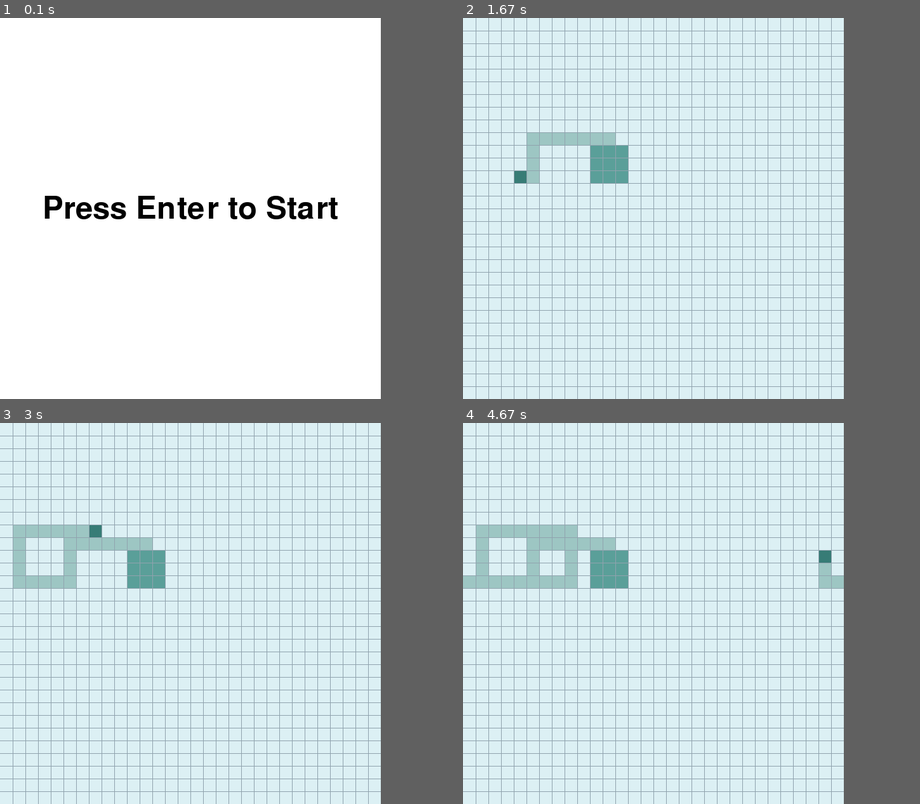
Above: before the commit, frames 1-4 (two rows, left to right).
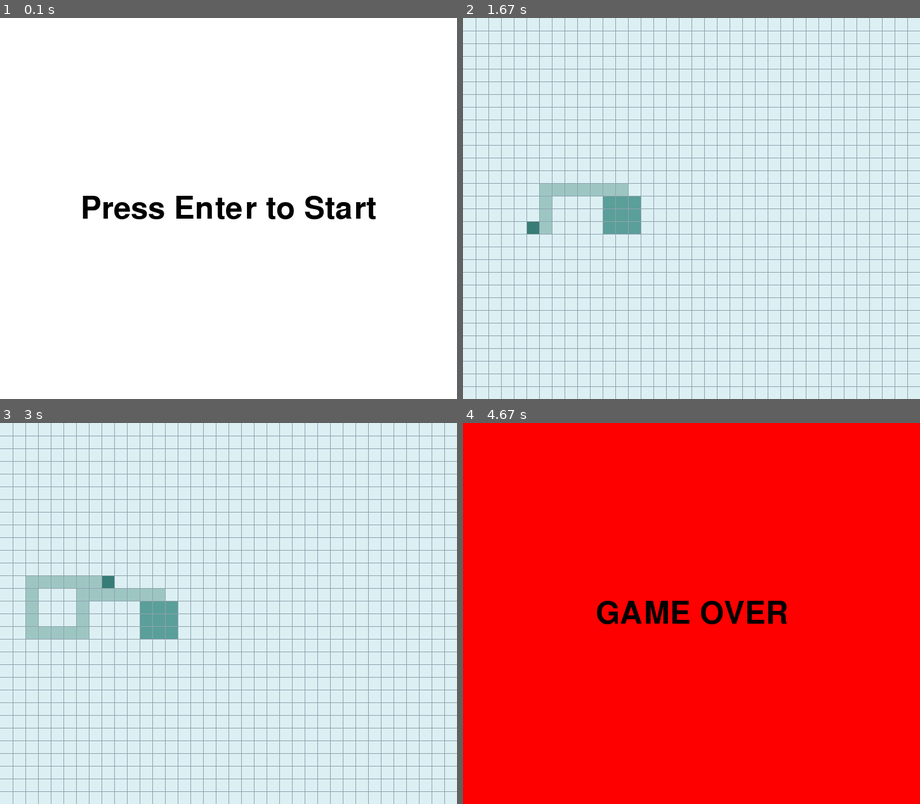
Above: after the commit, the same moments.

Repository: traptrip/paperio-pygame
Game: pygame game, started from template2.py
The game is run twice, just before and just after one commit, with the same random seed, the same clock (stepped at 60 frames per second) and the same inputs.
Inputs:
- Up to frame 1 (0.1 s): no input
- Up to frame 2 (1.67 s): tap Enter at 0.33 s; hold Left 0.67-1.2 s; hold Down 1.23-1.53 s; hold Left from 1.57 s (still down)
- Up to frame 3 (3 s): release Left at 1.97 s; hold Up 2-2.37 s; hold Right from 2.4 s (still down)
- Up to frame 4 (4.67 s): release Right at 3.03 s; hold Down 3.07-3.43 s; hold Left 3.47-3.93 s; hold Right 3.97-4.43 s; hold Up from 4.47 s (still down)
In our replay, the window is 600x600 before the commit and 720x600 after it. These sizes can differ from the game's own. Grey fills any space a smaller window leaves; there, only what the larger window draws over its background counts as a difference.

The runs differ from the first frame. In frame 1, 2.0% of the frame differs, in the area x 9-83%, y 46-53%; in frame 2, 4.9%; in frame 3, 6.4%; in frame 4, 83%, in the area x 0-84%, y 0-100%.

Commit message:
add game over scene

Diff:
--- a/config.py
+++ b/config.py
@@ -1,4 +1,3 @@
-import os
 import random
 
 import pygame
@@ -24,16 +23,17 @@
     DOWN = pygame.K_DOWN
 
     # характеристики персонажа
-    WIDTH = HEIGHT = 20  # ширина/высота клетки должно делиться на 2
+    SCALE = 2
+    WIDTH = HEIGHT = 10 * SCALE  # ширина/высота клетки должно делиться на 2
     SHAPE = (WIDTH, WIDTH)
     # BASE_SPEED = 3
     SPEED = 1
     NEUTRAL_TERRITORY_SCORE = 0.8
 
     # характеристики поля
-    Y_CELLS_COUNT = 30
-    X_CELLS_COUNT = 30
-    WINDOW_HEIGHT = Y_CELLS_COUNT * WIDTH
+    Y_CELLS_COUNT = 60 // SCALE
+    X_CELLS_COUNT = int(1.2 * 60 // SCALE)
+    WINDOW_HEIGHT = Y_CELLS_COUNT * HEIGHT
     WINDOW_WIDTH = X_CELLS_COUNT * WIDTH
 
     PLAYER_COLORS = [
--- a/game_objects/player.py
+++ b/game_objects/player.py
@@ -1,63 +1,4 @@
 import pygame
-
-from config import CONSTS
-from helpers import get_random_coordinates
-
-
-# class Player(pygame.sprite.Sprite):
-#     def __init__(self, color):
-#         pygame.sprite.Sprite.__init__(self)
-#         self.image = pygame.Surface(CONSTS.SHAPE)
-#         self.image.fill(color)
-#         self.rect = self.image.get_rect()
-#         self.rect.center = get_random_coordinates()
-#
-#         self.base_speed = CONSTS.SPEED
-#         self.speed_x = CONSTS.SPEED
-#         self.speed_y = 0
-#
-#         self.bonuses = []
-#
-#     def update(self):
-#         key_state = pygame.key.get_pressed()  # pressed key
-#         self.__update_base_speed(key_state)
-#         self.__move(key_state)
-#
-#         self.rect.x += self.speed_x
-#         self.rect.y += self.speed_y
-#
-#         if self.rect.left > CONSTS.WINDOW_WIDTH:
-#             self.rect.right = 0
-#         if self.rect.right < 0:
-#             self.rect.left = CONSTS.WINDOW_WIDTH - 1
-#         if self.rect.top > CONSTS.WINDOW_HEIGHT:
-#             self.rect.top = 0
-#         if self.rect.bottom < 0:
-#             self.rect.bottom = CONSTS.WINDOW_HEIGHT - 1
-#
-#     def __update_base_speed(self, key_state):
-#         if key_state[pygame.K_SPACE]:
-#             self.base_speed = CONSTS.SPEED + 10
-#         else:
-#             self.base_speed = CONSTS.SPEED
-#
-#     def __move(self, key_state):
-#         if key_state[pygame.K_LEFT]:
-#             self.speed_y = 0
-#             self.speed_x = -self.base_speed
-#         if key_state[pygame.K_RIGHT]:
-#             self.speed_y = 0
-#             self.speed_x = self.base_speed
-#         if key_state[pygame.K_UP]:
-#             self.speed_x = 0
-#             self.speed_y = -self.base_speed
-#         if key_state[pygame.K_DOWN]:
-#             self.speed_x = 0
-#             self.speed_y = self.base_speed
-#         else:
-#             self.speed_x = self.base_speed if self.speed_x > 0 else -self.base_speed if self.speed_x < 0 else 0
-#             self.speed_y = self.base_speed if self.speed_y > 0 else -self.base_speed if self.speed_y < 0 else 0
-
 
 from copy import copy
 from game_objects.territory import Territory
@@ -84,9 +25,8 @@
         self.tick_score = 0
         self.direction = CONSTS.UP
 
-        # self.client = client
-        # self.is_disconnected = False
         self.speed = CONSTS.SPEED
+        self.is_alive = True
 
     def change_direction(self, command):
         if command == CONSTS.UP and self.direction != CONSTS.DOWN:
@@ -111,14 +51,8 @@
         elif self.direction == CONSTS.RIGHT:
             self.x += self.speed
 
-        if self.y < 0:
-            self.y = CONSTS.Y_CELLS_COUNT - 1
-        if self.y >= CONSTS.Y_CELLS_COUNT:
-            self.y = 0
-        if self.x < 0:
-            self.x = CONSTS.X_CELLS_COUNT - 1
-        if self.x >= CONSTS.X_CELLS_COUNT:
-            self.x = 0
+        if self.y < 0 or self.y >= CONSTS.Y_CELLS_COUNT or self.x < 0 or self.x >= CONSTS.X_CELLS_COUNT:
+            self.kill_player()
 
     def update_line(self):
         if (self.x, self.y) not in self.territory.points or len(self.line_points) > 0:
@@ -132,12 +66,17 @@
         #         bonus.cancel(self)
         #         self.bonuses.remove(bonus)
 
+    def kill_player(self):
+        self.is_alive = False
+        # self.territory.points.clear()
+        # self.line_points.clear()
+
     def get_state(self):
         return {
             'score': self.score,
             'direction': self.direction,
             'territory': list(self.territory.points),
-            'lines': copy(self.lines),
+            'lines': copy(self.line_points),
             'position': (self.x, self.y),
             # 'bonuses': self.get_bonuses_state()
         }
@@ -146,65 +85,9 @@
         return {
             'id': self.id,
             'direction': self.direction,
-            'lines_length': len(self.lines),
+            'lines_length': len(self.line_points),
             'position': (self.x, self.y),
         }
-
-    @staticmethod
-    def get_command():
-        command = pygame.event.get()[0].type
-        return command if command else None
-
-    def _get_line(self, dx, dy):
-        x, y = self.x, self.y
-        points = []
-        while 0 < x < CONSTS.WIDTH and 0 < y < CONSTS.HEIGHT:
-            x += dx
-            y += dy
-            points.append((x, y))
-        return points
-
-    def get_direction_line(self):
-        if self.direction == CONSTS.UP:
-            return self._get_line(0, CONSTS.WIDTH)
-
-        if self.direction == CONSTS.DOWN:
-            return self._get_line(0, -CONSTS.WIDTH)
-
-        if self.direction == CONSTS.LEFT:
-            return self._get_line(-CONSTS.WIDTH, 0)
-
-        if self.direction == CONSTS.RIGHT:
-            return self._get_line(CONSTS.WIDTH, 0)
-
-    def diff_position(self, direction, x, y, val):
-        if direction == CONSTS.UP:
-            return x, y - val
-
-        if direction == CONSTS.DOWN:
-            return x, y + val
-
-        if direction == CONSTS.LEFT:
-            return x + val, y
-
-        if direction == CONSTS.RIGHT:
-            return x - val, y
-
-    def get_position(self):
-        if self.direction is None:
-            return self.x, self.y
-
-        x, y = self.x, self.y
-        while not ((x - round(CONSTS.WIDTH / 2)) % CONSTS.WIDTH == 0 and
-                   (y - round(CONSTS.WIDTH / 2)) % CONSTS.WIDTH == 0):
-            x, y = self.diff_position(self.direction, x, y, self.speed)
-
-        return (x, y), (x, y) != (self.x, self.y)
-
-    def get_prev_position(self):
-        if self.direction is None:
-            return self.x, self.y
-        return self.diff_position(self.direction, self.x, self.y, CONSTS.WIDTH)
 
     def is_ate(self, players_to_captured):
         for p, captured in players_to_captured.items():
--- a/game_objects/scene.py
+++ b/game_objects/scene.py
@@ -50,7 +50,7 @@
 
 
 class TitleScene(SceneBase):
-    def __init__(self, screen, text, pos):
+    def __init__(self, screen, text, pos, color=(255, 255, 255, 255)):
         SceneBase.__init__(self, screen)
         self.text = text
         self.pos = pos
@@ -58,14 +58,22 @@
         self.fontname = None
         self.fontsize = 72
         self.fontcolor = pygame.Color('black')
+        self.background_color = color
+        self.scene_status = {"status": "Menu"}
 
     def process_input(self, events, pressed_keys):
         for event in events:
             if event.type == pygame.KEYDOWN and event.key == pygame.K_RETURN:
                 # Move to the next scene when the user pressed Enter
                 self.switch2scene(GameScene(self.screen))
+            elif event.type == pygame.KEYDOWN and event.key == pygame.K_ESCAPE:
+                self.scene_status['status'] = 'endgame'
+
+    def update(self):
+        return self.scene_status
 
     def render(self):
+        self.screen.fill(self.background_color)
         font = pygame.font.Font(self.fontname, self.fontsize)
         img = font.render(self.text, True, self.fontcolor)
         rect = img.get_rect()
@@ -108,16 +116,27 @@
         SceneBase.__init__(self, screen)
         self.grid = Grid(screen)
         self.players = [Player(1, 'player1',
-                               (11, 11),
-                               CONSTS.PLAYER_COLORS[0])]
+                               (CONSTS.X_CELLS_COUNT // 3, CONSTS.Y_CELLS_COUNT // 2),
+                               CONSTS.PLAYER_COLORS[0]),
+                        # Player(2, 'player2',
+                        #        (CONSTS.X_CELLS_COUNT // 3 * 2, CONSTS.Y_CELLS_COUNT // 2),
+                        #        CONSTS.PLAYER_COLORS[1])
+                        ]
+        self.losers = []
+        self.scene_status = {
+            "status": 'game'
+        }
 
     def process_input(self, events, pressed_keys):
         for event in events:
             if event.type == pygame.KEYDOWN:
-                self.players[0].change_direction(event.key)
+                for player in self.players:
+                    player.change_direction(event.key)
 
     def update(self):
+        status = self.__update_scene_status()
         self.__update_grid()
+        return status
 
     def render(self):
         self.grid.draw()
@@ -136,8 +155,8 @@
             player.territory.points.update(captured)
 
         for point in player.territory.points:
-            self.grid[point].change_color(player.territory.color)
-            self.grid[point].prev_color = player.territory.color
+            self.grid[point].change_color(player.territory.color if player.is_alive else CONSTS.EMPTY_CELL_COLOR)
+            self.grid[point].prev_color = player.territory.color if player.is_alive else CONSTS.EMPTY_CELL_COLOR
 
     @staticmethod
     def __update_score(player: Player, captured_length):
@@ -147,16 +166,38 @@
         # player head
         prev_player_x, prev_player_y = player.x, player.y
         player.move()
-        self.grid[prev_player_x, prev_player_y].change_color(self.grid[prev_player_x, prev_player_y].prev_color)
-        self.grid[player.x, player.y].change_color(player.color)
+        if player.is_alive:
+            self.grid[prev_player_x, prev_player_y].change_color(self.grid[prev_player_x, prev_player_y].prev_color)
+            self.grid[player.x, player.y].change_color(player.color)
+        else:
+            self.grid[prev_player_x, prev_player_y].change_color(CONSTS.EMPTY_CELL_COLOR)
+            self.grid[player.x, player.y].change_color(CONSTS.EMPTY_CELL_COLOR)
 
     def __update_player_lines(self, player: Player):
         # player lines
         player.update_line()
         for point in player.line_points:
             if point != (player.x, player.y):
-                self.grid[point].change_color(player.line_color)
-
+                self.grid[point].change_color(player.line_color if player.is_alive else CONSTS.EMPTY_CELL_COLOR)
+
+    def __update_scene_status(self):
+        for player in self.players:
+            if not player.is_alive:
+                self.losers.append(player)
+                self.players.remove(player)
+        if not self.players:
+            self.switch2scene(TitleScene(self.screen,
+                                         "GAME OVER",
+                                         pos=(CONSTS.WINDOW_WIDTH // 2, CONSTS.WINDOW_HEIGHT // 2),
+                                         color=CONSTS.RED))
+        if not any([any([self.grid[x, y].color == CONSTS.EMPTY_CELL_COLOR
+                         for x in range(CONSTS.X_CELLS_COUNT)])
+                    for y in range(CONSTS.Y_CELLS_COUNT)]):
+            self.switch2scene(TitleScene(self.screen,
+                                         f"WINNER: {self.players[0].name}",
+                                         pos=(CONSTS.WINDOW_WIDTH // 2, CONSTS.WINDOW_HEIGHT // 2),
+                                         color=CONSTS.WHITE))
+        return self.scene_status
 
     # background_color = (220 / 255, 240 / 255, 244 / 255, 1)
     # border_color = (144, 163, 174, 255)
--- a/template2.py
+++ b/template2.py
@@ -99,8 +99,8 @@
                               'Press Enter to Start',
                               pos=(CONSTS.WINDOW_WIDTH // 2, CONSTS.WINDOW_HEIGHT // 2))
     # active_scene = GameScene(screen)
-
-    while active_scene is not None:
+    endgame = False
+    while active_scene is not None and not endgame:
         screen.fill(CONSTS.WHITE)
         pressed_keys = pygame.key.get_pressed()
 
@@ -116,7 +116,9 @@
                 filtered_events.append(event)
 
         active_scene.process_input(filtered_events, pressed_keys)
-        active_scene.update()
+        status = active_scene.update()
+        if status['status'] == 'endgame':
+            endgame = True
         active_scene.render()
 
         active_scene = active_scene.next_scene
--- a/test_pygame.py
+++ b/test_pygame.py
@@ -1,58 +1,78 @@
-import pygame
-from pygame.locals import *
-
-class Text:
-    """Create a text object."""
-
-    def __init__(self, text, pos, **options):
-        self.text = text
-        self.pos = pos
-
-        self.fontname = None
-        self.fontsize = 72
-        self.fontcolor = Color('black')
-        self.set_font()
-        self.render()
-
-    def set_font(self):
-        """Set the Font object from name and size."""
-        self.font = pygame.font.Font(self.fontname, self.fontsize)
-
-    def render(self):
-        """Render the text into an image."""
-        self.img = self.font.render(self.text, True, self.fontcolor)
-        self.rect = self.img.get_rect()
-        self.rect.topleft = self.pos
-
-    def draw(self):
-        """Draw the text image to the screen."""
-        App.screen.blit(self.img, self.rect)
-
-class App:
-    """Create a single-window app with multiple scenes."""
-
-    def __init__(self):
-        """Initialize pygame and the application."""
-        pygame.init()
-        flags = RESIZABLE
-        App.screen = pygame.display.set_mode((640, 240), flags)
-        App.t = Text('Pygame App', pos=(20, 20))
-
-        App.running = True
-
-    def run(self):
-        """Run the main event loop."""
-        while App.running:
-            for event in pygame.event.get():
-                if event.type == QUIT:
-                    App.running = False
-
-            App.screen.fill(Color('gray'))
-            App.t.draw()
-            pygame.display.update()
-
-        pygame.quit()
+# import pygame
+# from pygame.locals import *
+#
+# class Text:
+#     """Create a text object."""
+#
+#     def __init__(self, text, pos, **options):
+#         self.text = text
+#         self.pos = pos
+#
+#         self.fontname = None
+#         self.fontsize = 72
+#         self.fontcolor = Color('black')
+#         self.set_font()
+#         self.render()
+#
+#     def set_font(self):
+#         """Set the Font object from name and size."""
+#         self.font = pygame.font.Font(self.fontname, self.fontsize)
+#
+#     def render(self):
+#         """Render the text into an image."""
+#         self.img = self.font.render(self.text, True, self.fontcolor)
+#         self.rect = self.img.get_rect()
+#         self.rect.topleft = self.pos
+#
+#     def draw(self):
+#         """Draw the text image to the screen."""
+#         App.screen.blit(self.img, self.rect)
+#
+# class App:
+#     """Create a single-window app with multiple scenes."""
+#
+#     def __init__(self):
+#         """Initialize pygame and the application."""
+#         pygame.init()
+#         flags = RESIZABLE
+#         App.screen = pygame.display.set_mode((640, 240), flags)
+#         App.t = Text('Pygame App', pos=(20, 20))
+#
+#         App.running = True
+#
+#     def run(self):
+#         """Run the main event loop."""
+#         while App.running:
+#             for event in pygame.event.get():
+#                 if event.type == QUIT:
+#                     App.running = False
+#
+#             App.screen.fill(Color('gray'))
+#             App.t.draw()
+#             pygame.display.update()
+#
+#         pygame.quit()
+#
+#
+# if __name__ == '__main__':
+#     App().run()
 
 
-if __name__ == '__main__':
-    App().run()
+class Cell:
+    def __init__(self, color):
+        self.color = color
+
+    def change_color(self, new):
+        self.color = new
+
+
+class Grid:
+    def __init__(self):
+        self.grid = [[Cell((255, 255, 255)) for j in range(2)] for i in range(2)]
+
+
+g = Grid()
+for i in range(2):
+    for j in range(2):
+        g.grid[i][j].change_color((0, 0, 0))
+colors = any([any([cell.color == (0, 0, 0) for cell in row]) for row in g.grid])
